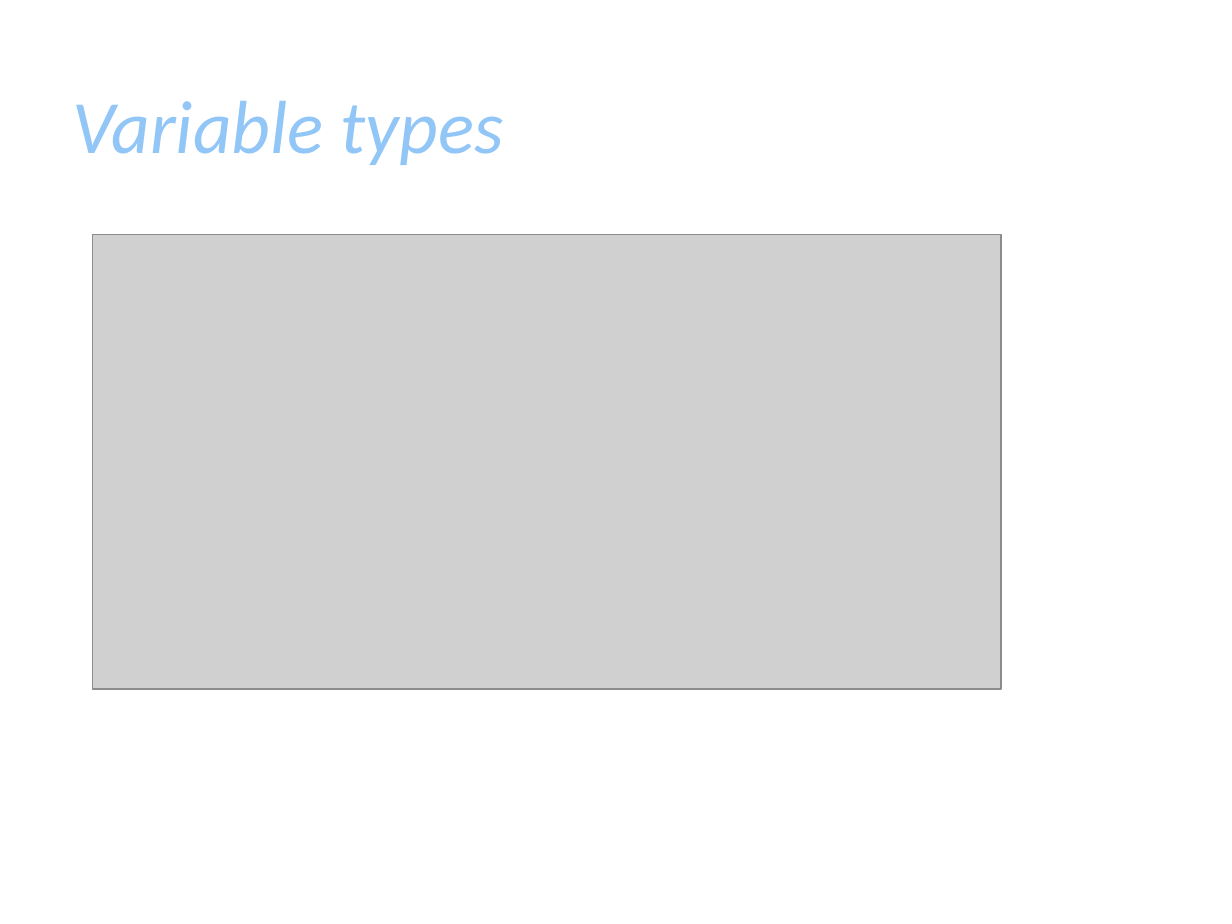
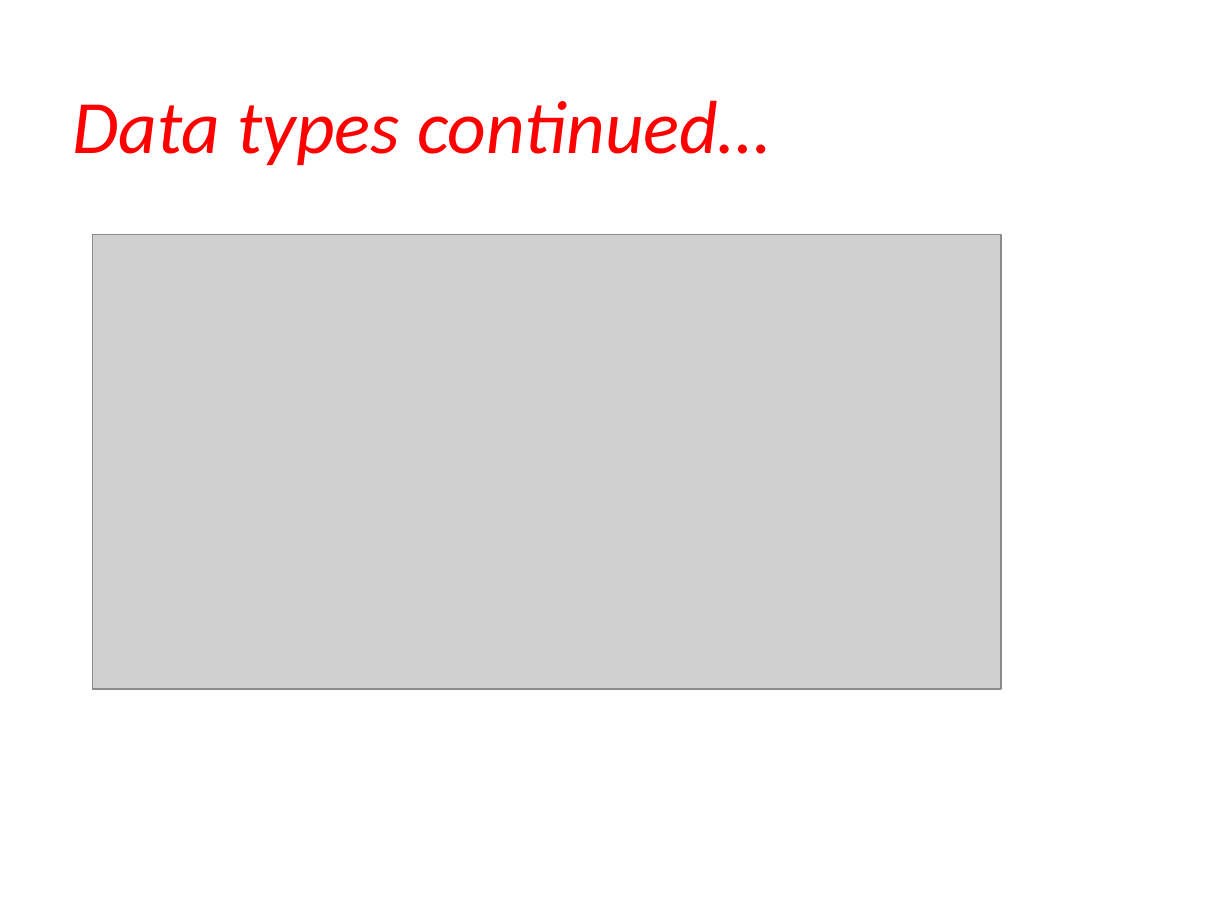
Before and after one commit to vishalamc/CAP489, a slide deck: slide 7 of typescriptVariablesTypesCntrolStructure.pptx (slide 9 before the commit). Drawn at 1232x924 pixels with LibreOffice and Linux fonts; fonts in the diff are those of the drawing; grey boxes stand for pictures; background and template pictures are left out. Boxes give left, top, right and bottom in pixels: in the first picture for what was removed or moved away, otherwise in the second. Text is boxed around its words. In the diff, an @@ line names an element or a change of style, - is before the commit and + after.

```diff
--- a/typescriptVariablesTypesCntrolStructure.pptx
+++ b/typescriptVariablesTypesCntrolStructure.pptx
@@ title at (72, 100, 770, 165): text changed; text colour #91C6F7 to #FF0000 @@
-Variable types
+Data types continued…
```
Also in this commit, not shown: 25 other slides changed, 5 slides added, 2 slides removed, 5 other files.
